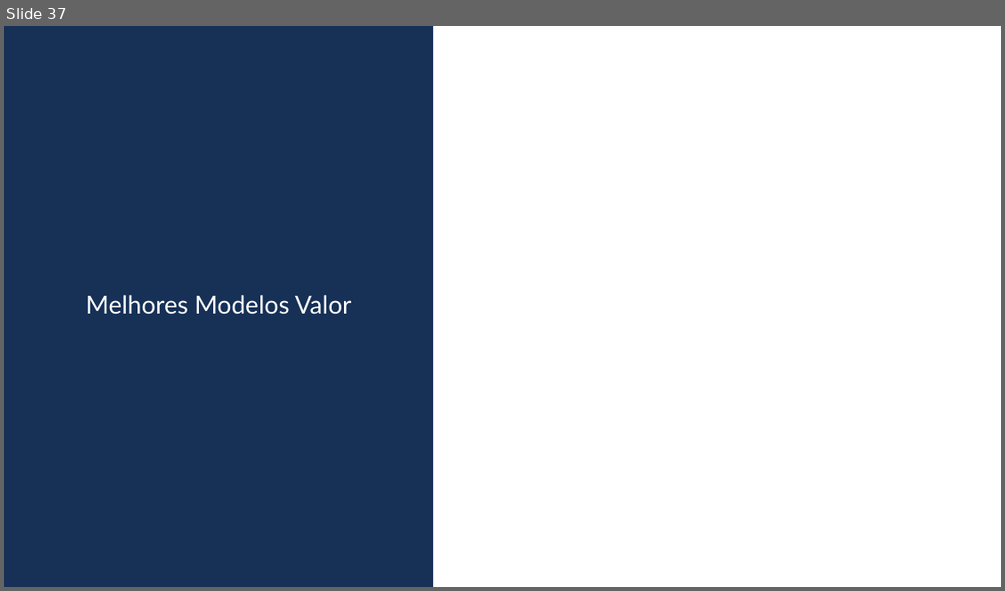
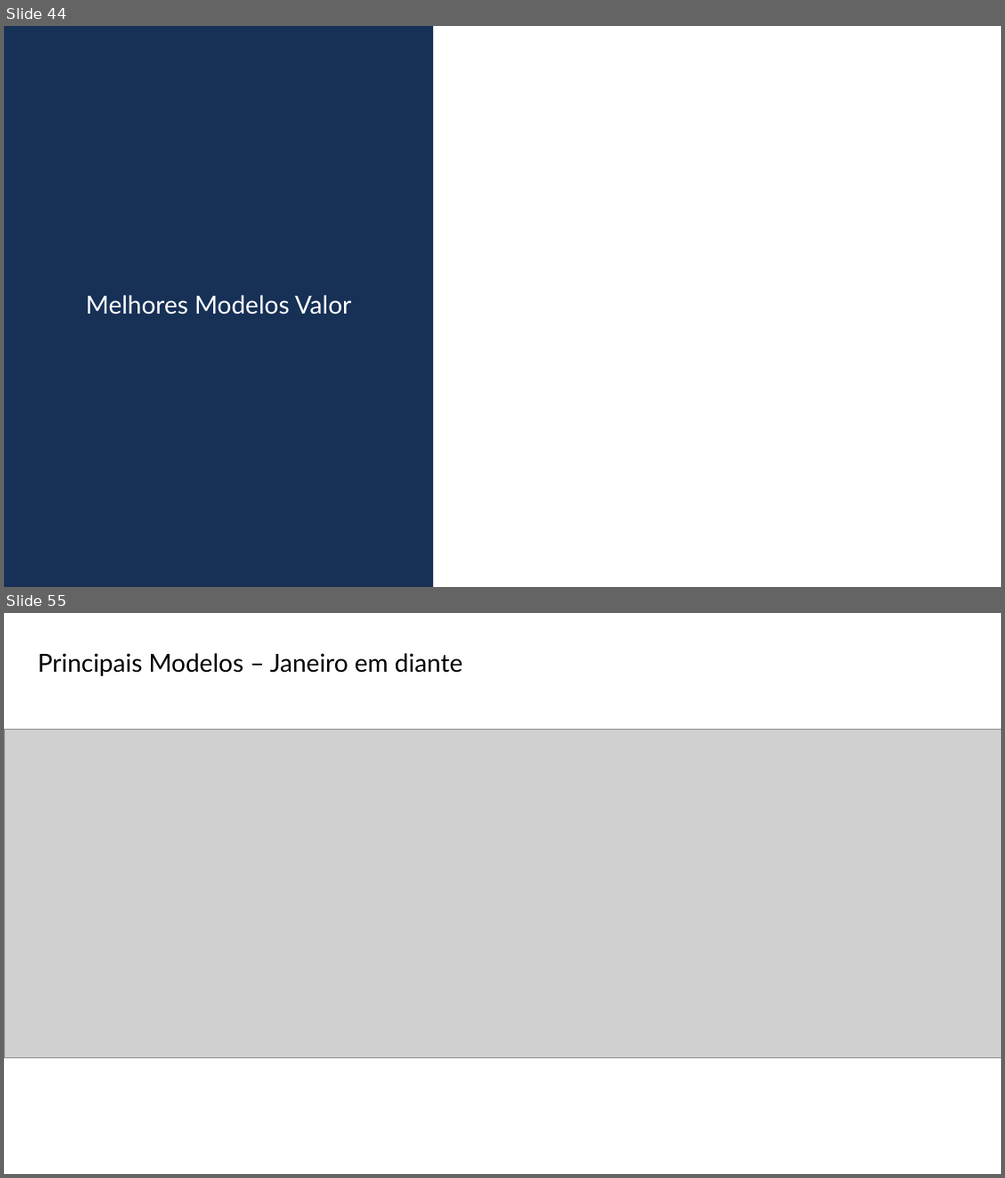
Before and after one commit to Daniel-Alexandre-Ramazzotte/Modelo-Vendas-Diario, a slide deck: Apresentacao/Projecao de Vendas Definição Modelo v2.pptx. Shown one above the other, each under a label of ours: slide 37 before the commit, slides 44 and 55 after it; the slides between them are not shown. The pictures are 1005x591 and 1005x1178 pixels, drawn with LibreOffice and Linux fonts; fonts in the diff are those of the drawing; grey boxes stand for pictures; background and template pictures are left out. Boxes give left, top, right and bottom in pixels: in the first picture for what was removed or moved away, otherwise in the second. Text is boxed around its words. In the diff, an @@ line names an element or a change of style, - is before the commit and + after.

```diff
--- a/Apresentacao/Projecao de Vendas Definição Modelo v2.pptx
+++ b/Apresentacao/Projecao de Vendas Definição Modelo v2.pptx
@@ slide 55 added at [4, 613, 1001, 1174], background #FFFFFF @@
@@ title added at [38, 653, 463, 676], 24 pt, text #000000 @@
+Principais Modelos – Janeiro em diante
@@ picture added at [4, 729, 1001, 1057] @@
@@ what was slide 37 is now slide 44 @@
```
Also in this commit, not shown: 14 slides changed, 67 other slides added, 11 slides removed, 50 other files.
